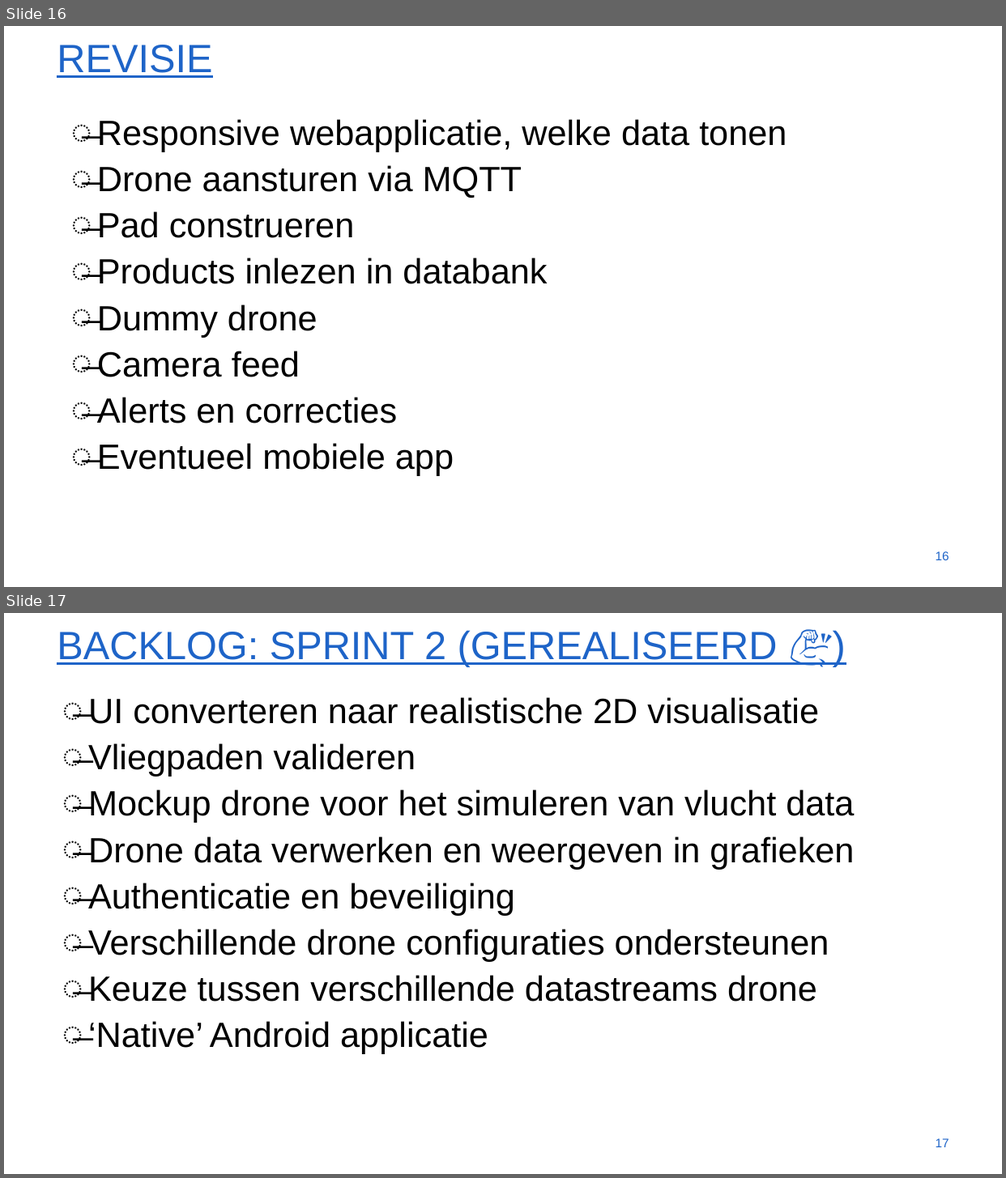
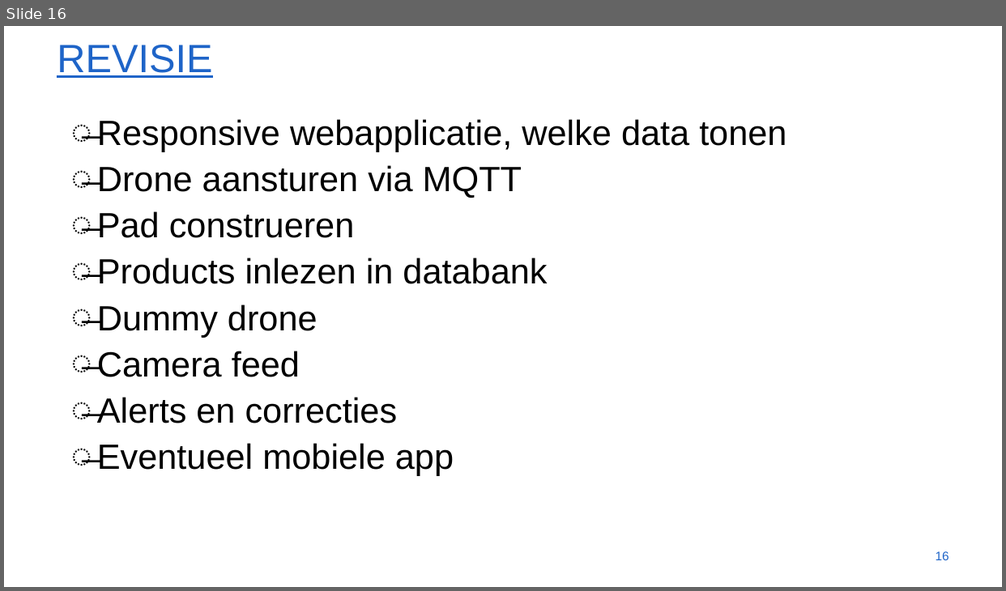
Before and after one commit to WouterStemgee/inventory-management-system-autonomous-drones, a slide deck: presentaties/EindPresentatie.pptx. Shown one above the other, each under a label of ours: slides 16 and 17 before the commit, slide 16 after it. The pictures are 1006x1178 and 1006x591 pixels, drawn with LibreOffice and Linux fonts; fonts in the diff are those of the drawing; background and template pictures are left out. Boxes give left, top, right and bottom in pixels: in the first picture for what was removed or moved away, otherwise in the second. Text is boxed around its words. In the diff, an @@ line names an element or a change of style, - is before the commit and + after.

```diff
--- a/presentaties/EindPresentatie.pptx
+++ b/presentaties/EindPresentatie.pptx
@@ slide 17 removed at (4, 613, 1002, 1174), background #FFFFFF @@
@@ title removed at (57, 630, 778, 666) @@
-BACKLOG: SPRINT 2 (GEREALISEERD 💪)
@@ text removed at (88, 697, 854, 1054) @@
-̶ UI converteren naar realistische 2D visualisatie
-̶ Vliegpaden valideren
-̶ Mockup drone voor het simuleren van vlucht data
-̶ Drone data verwerken en weergeven in grafieken
-̶ Authenticatie en beveiliging
-̶ Verschillende drone configuraties ondersteunen
-̶ Keuze tussen verschillende datastreams drone
-̶ ‘Native’ Android applicatie
@@ page number removed at (936, 1139, 949, 1148) @@
-17
```
Also in this commit, not shown: 1 slide added, 1 other slide removed.
